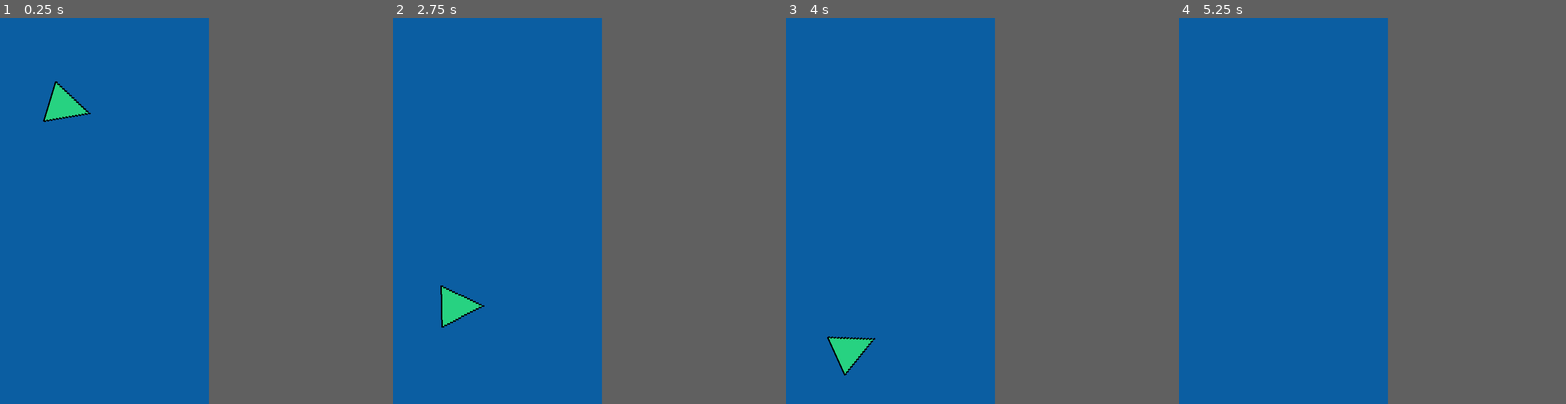
Above: before the commit, frames 1-4 (left to right).
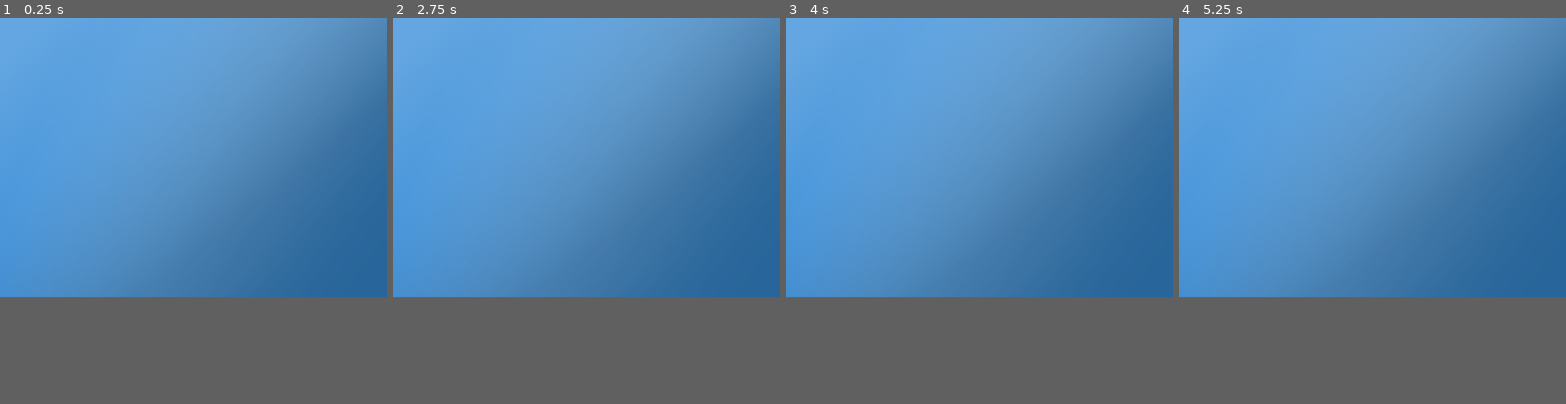
Above: after the commit, the same moments.

Repository: lone-llama-workshop/Scuba-Chicken
Game: Godot game, scene res://stages/GameStage.tscn
Two runs of this game, one before a commit and one after it. Both use one fixed random seed, a clock stepped at 60 frames per second and the inputs below.
Inputs:
- Up to frame 1 (0.25 s): no input
- Up to frame 2 (2.75 s): hold Space (swim) 0.53-1.28 s; tap Space (swim) at 1.35 s; hold Space (swim) from 2.03 s (still down)
- Up to frame 3 (4 s): release Space (swim) at 2.78 s; tap Space (swim) at 2.85 s; hold Space (swim) from 3.53 s (still down)
- Up to frame 4 (5.25 s): release Space (swim) at 4.28 s; tap Space (swim) at 4.35 s; hold Space (swim) from 5.03 s (still down)
In our replay, the window is 432x798 before the commit and 800x577 after it. These sizes can differ from the game's own. Grey fills any space a smaller window leaves; there, only what the larger window draws over its background counts as a difference.

The runs differ from the first frame. In frame 1, 57% of the frame differs, in the area x 0-100%, y 0-73%; in frame 2, 58%; in frame 3, 58%, in the area x 0-100%, y 0-93%; in frame 4, 57%.

Commit message:
playing with using a KinematicBody2D as the Player

Diff:
--- a/game/project.godot
+++ b/game/project.godot
@@ -21,10 +21,10 @@
 
 [display]
 
-window/size/width=144
-window/size/height=266
-window/size/test_width=432
-window/size/test_height=798
+window/size/width=512
+window/size/height=369
+window/size/test_width=1024
+window/size/test_height=738
 window/stretch/mode="2d"
 
 [importer_defaults]
@@ -55,6 +55,7 @@
 swim={
 "deadzone": 0.5,
 "events": [ Object(InputEventKey,"resource_local_to_scene":false,"resource_name":"","device":0,"alt":false,"shift":false,"control":false,"meta":false,"command":false,"pressed":false,"scancode":32,"unicode":0,"echo":false,"script":null)
+, Object(InputEventMouseButton,"resource_local_to_scene":false,"resource_name":"","device":0,"alt":false,"shift":false,"control":false,"meta":false,"command":false,"button_mask":0,"position":Vector2( 0, 0 ),"global_position":Vector2( 0, 0 ),"factor":1.0,"button_index":1,"pressed":false,"doubleclick":false,"script":null)
  ]
 }
 
--- a/game/scenes/Background.tscn
+++ /dev/null
@@ -1,10 +0,0 @@
-[gd_scene load_steps=2 format=2]
-
-[ext_resource path="res://sprites/Background.png" type="Texture" id=1]
-
-[node name="Background" type="CanvasLayer"]
-layer = -1
-
-[node name="Sprite" type="Sprite" parent="."]
-texture = ExtResource( 1 )
-centered = false
--- a/game/scenes/Player.tscn
+++ b/game/scenes/Player.tscn
@@ -12,23 +12,21 @@
 } ]
 
 [sub_resource type="CapsuleShape2D" id=2]
-radius = 7.09221
-height = 13.4391
+radius = 7.6346
+height = 13.7359
 
-[node name="Player" type="RigidBody2D"]
-position = Vector2( 48, 48 )
-gravity_scale = 5.0
+[node name="Player" type="KinematicBody2D"]
+position = Vector2( 73.5445, 53.1301 )
 script = ExtResource( 2 )
 __meta__ = {
 "_edit_group_": true
 }
 
 [node name="AnimatedSprite" type="AnimatedSprite" parent="."]
-rotation = 1.5708
+rotation = 2.0944
 frames = SubResource( 1 )
 
 [node name="CollisionShape2D" type="CollisionShape2D" parent="."]
-rotation = 1.5708
+position = Vector2( -3.48775, -2.65733 )
+rotation = 2.05866
 shape = SubResource( 2 )
-
-[node name="AnimationPlayer" type="AnimationPlayer" parent="."]
--- a/game/scripts/Player.gd
+++ b/game/scripts/Player.gd
@@ -1,24 +1,35 @@
-extends RigidBody2D
+extends KinematicBody2D
+
+var speed: int = 100
+var gravity: int = 400
+var swim_speed: int = -500
+var velocity: Vector2 = Vector2.ZERO #Vector2(1, 2)
 
 
-func _ready():
+func _ready() -> void:
 	pass
 
 
-func _process(delta):
-	if rad2deg(rotation) < -30:
-		angular_velocity = 0
-		rotation = deg2rad(-30)
-
-	if linear_velocity.y > 0:
-		angular_velocity = 1.5
+func _input(event: InputEvent) -> void:
+	if event.is_action_pressed("swim"):
+		#swim()
+		pass
 
 
-func _input(event):
-	if event.is_action_pressed("swim"):
+func get_input() -> void:
+	if Input.is_action_pressed("swim"):
 		swim()
+		pass
 
 
-func swim():
-	set_axis_velocity(Vector2(linear_velocity.x, -150))
-	angular_velocity = -3
+func _physics_process(delta: float) -> void:
+	# velocity = velocity.normalized() * speed
+	# velocity.x = speed
+	velocity.y = gravity
+	get_input()
+	move_and_collide(velocity * delta)
+
+
+func swim() -> void:
+	print("swim")
+	velocity.y = swim_speed
--- a/game/stages/GameStage.tscn
+++ b/game/stages/GameStage.tscn
@@ -1,14 +1,12 @@
-[gd_scene load_steps=3 format=2]
+[gd_scene load_steps=2 format=2]
 
-[ext_resource path="res://scenes/Background.tscn" type="PackedScene" id=1]
-[ext_resource path="res://scenes/Player.tscn" type="PackedScene" id=2]
+[ext_resource path="res://sprites/Background.png" type="Texture" id=1]
 
 [node name="GameStage" type="Node"]
 
-[node name="Background" parent="." instance=ExtResource( 1 )]
+[node name="CanvasLayer" type="CanvasLayer" parent="."]
+layer = -1
 
-[node name="Camera2D" type="Camera2D" parent="."]
-anchor_mode = 0
-current = true
-
-[node name="Player" parent="." instance=ExtResource( 2 )]
+[node name="Background" type="Sprite" parent="CanvasLayer"]
+texture = ExtResource( 1 )
+centered = false
Binary file changed: game/sprites/Background.png
Not shown, added: game/sprites/Background.png~
Not shown, added: rawAssets/background.kra
